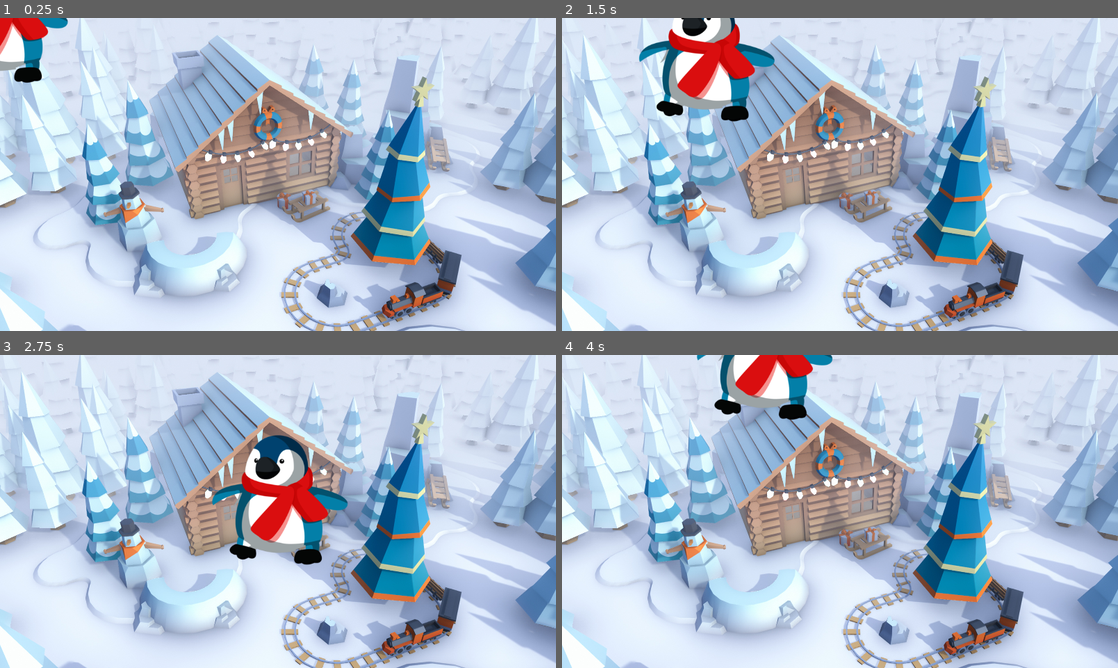
Above: before the commit, frames 1-4 (two rows, left to right).
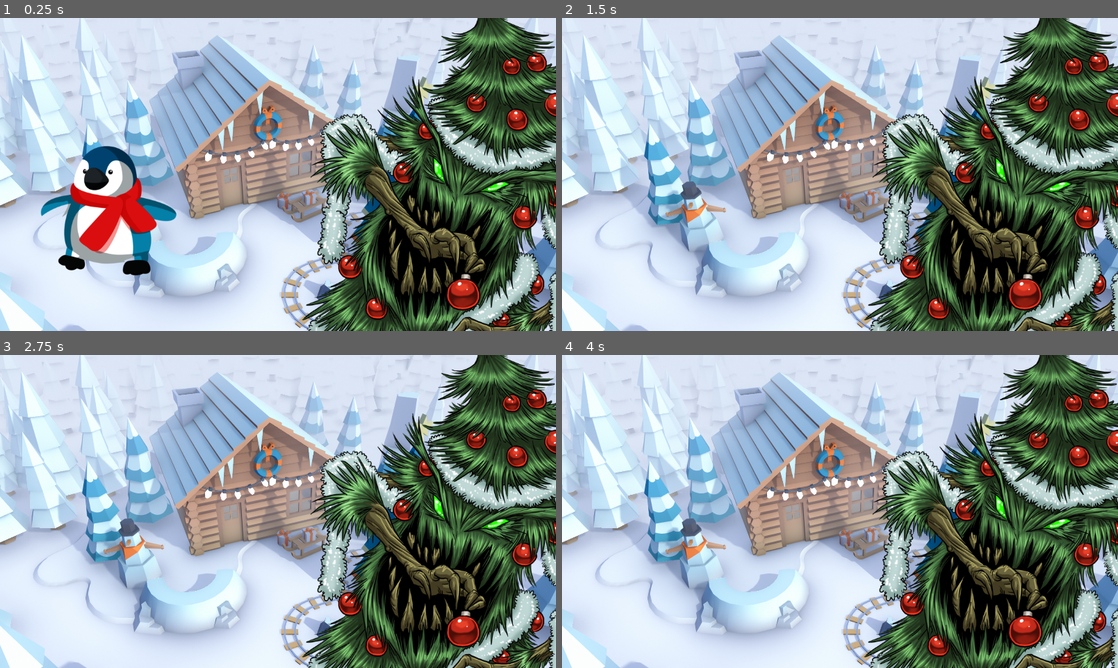
Above: after the commit, the same moments.

Repository: anqeloh/AngeloFinalExamPerformanceTask
Game: Godot game, scene res://Scenes/world.tscn
Two runs of this game, one before a commit and one after it. Both use one fixed random seed, a clock stepped at 60 frames per second and the inputs below.
Inputs:
- Up to frame 1 (0.25 s): no input
- Up to frame 2 (1.5 s): tap Enter at 0.5 s; hold D (move_right) 0.53-1.28 s; hold S (move_down) from 1.28 s (still down)
- Up to frame 3 (2.75 s): release S (move_down) at 2.03 s; hold D (move_right) from 2.03 s (still down)
- Up to frame 4 (4 s): release D (move_right) at 2.78 s; hold W (move_up) 2.78-3.53 s; hold A (move_left) from 3.53 s (still down)

The runs differ from the first frame. In frame 1, 40% of the frame differs, in the area x 0-100%, y 0-100%; in frame 2, 38%; in frame 3, 38%; in frame 4, 36%.

Commit message:
Collisions setup

Diff:
--- a/Your-Name-Semester01-Performance-Task/Scenes/player.tscn
+++ b/Your-Name-Semester01-Performance-Task/Scenes/player.tscn
@@ -15,3 +15,5 @@
 
 [node name="CollisionShape2D" type="CollisionShape2D" parent="."]
 shape = SubResource("CapsuleShape2D_yqkv6")
+
+[connection signal="body_entered" from="." to="." method="_on_body_entered"]
--- a/Your-Name-Semester01-Performance-Task/Scenes/world.tscn
+++ b/Your-Name-Semester01-Performance-Task/Scenes/world.tscn
@@ -1,13 +1,19 @@
-[gd_scene load_steps=3 format=3 uid="uid://duemjd0qhekrw"]
+[gd_scene load_steps=4 format=3 uid="uid://duemjd0qhekrw"]
 
-[ext_resource type="Texture2D" uid="uid://bwmny50vdxvr1" path="res://assets/wallpaperCabin.jpg" id="1_85gfb"]
-[ext_resource type="PackedScene" uid="uid://b1kw3py3heb1g" path="res://Scenes/player.tscn" id="2_khxb3"]
+[ext_resource type="Texture2D" uid="uid://bwmny50vdxvr1" path="res://assets/wallpaperCabin.jpg" id="1_06x0x"]
+[ext_resource type="PackedScene" uid="uid://b1kw3py3heb1g" path="res://Scenes/player.tscn" id="2_oqj7t"]
+[ext_resource type="PackedScene" uid="uid://de1aidp0at5n" path="res://Scenes/enemy.tscn" id="3_fb0cm"]
 
 [node name="World" type="Node2D"]
 
 [node name="Sprite2D" type="Sprite2D" parent="."]
 scale = Vector2(0.61, 0.61)
-texture = ExtResource("1_85gfb")
+texture = ExtResource("1_06x0x")
 centered = false
 
-[node name="Player" parent="." instance=ExtResource("2_khxb3")]
+[node name="Player" parent="." instance=ExtResource("2_oqj7t")]
+position = Vector2(225, 399)
+
+[node name="Enemy" parent="." instance=ExtResource("3_fb0cm")]
+position = Vector2(964, 390)
+scale = Vector2(0.45, 0.45)
--- a/Your-Name-Semester01-Performance-Task/Scripts/player.gd
+++ b/Your-Name-Semester01-Performance-Task/Scripts/player.gd
@@ -17,3 +17,7 @@
 		velocity = velocity.normalized() * speed
 
 	position += velocity * delta
+
+
+func _on_body_entered(body):
+	hide()
